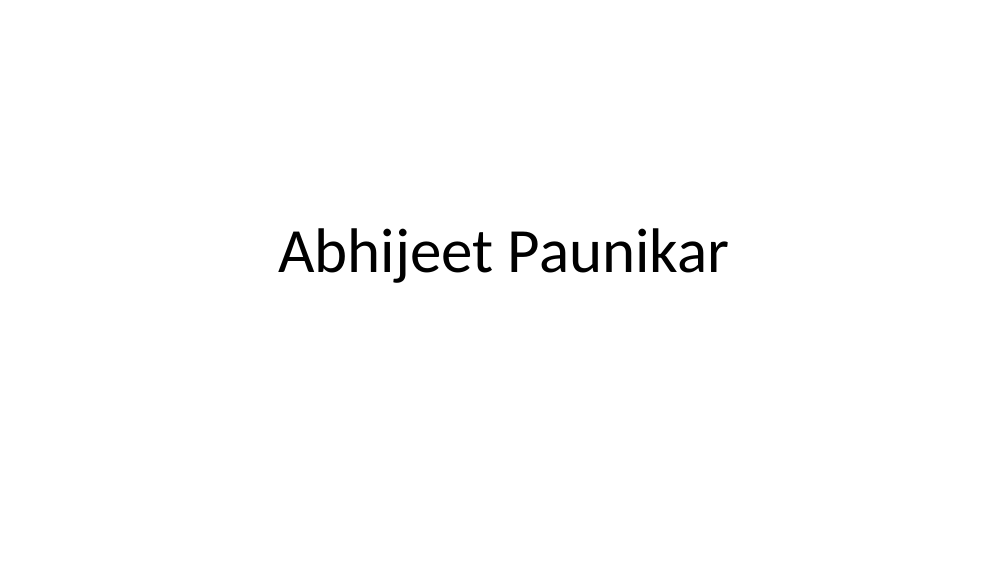
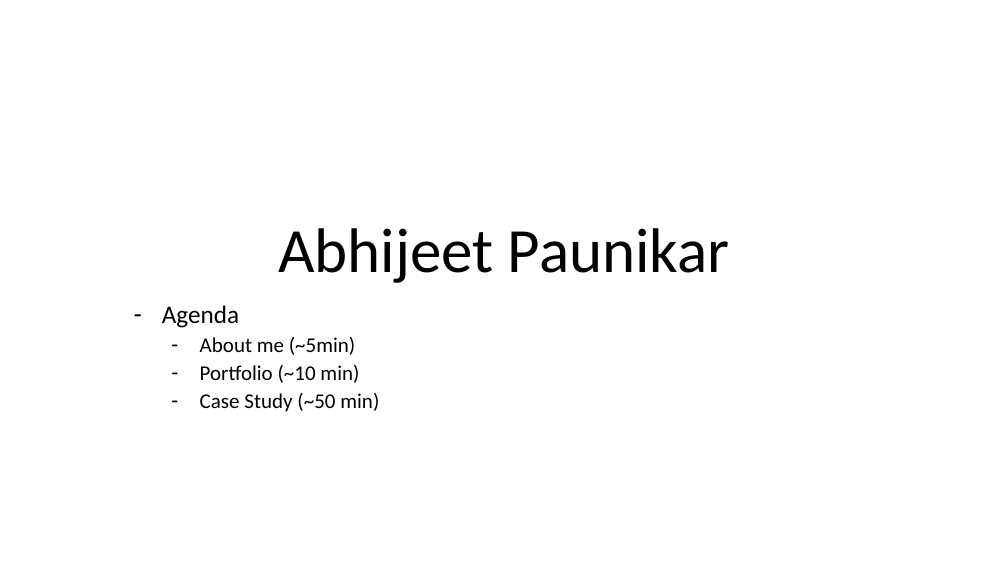
Before and after one commit to a2bhijeet/DropBoxClient, a slide deck: slide 1 of Intuit.pptx. Drawn at 1008x567 pixels with LibreOffice and Linux fonts; fonts in the diff are those of the drawing. Boxes give left, top, right and bottom in pixels: in the first picture for what was removed or moved away, otherwise in the second. Text is boxed around its words. In the diff, an @@ line names an element or a change of style, - is before the commit and + after.

Commit message:
Presentation changes

```diff
--- a/Intuit.pptx
+++ b/Intuit.pptx
@@ subtitle added at (162, 305, 379, 412), 20 pt, text #000000 @@
+– Agenda
+  – About me (~5min)
+  – Portfolio (~10 min)
+  – Case Study (~50 min)
```
Also in this commit, not shown: 2 other slides changed.
